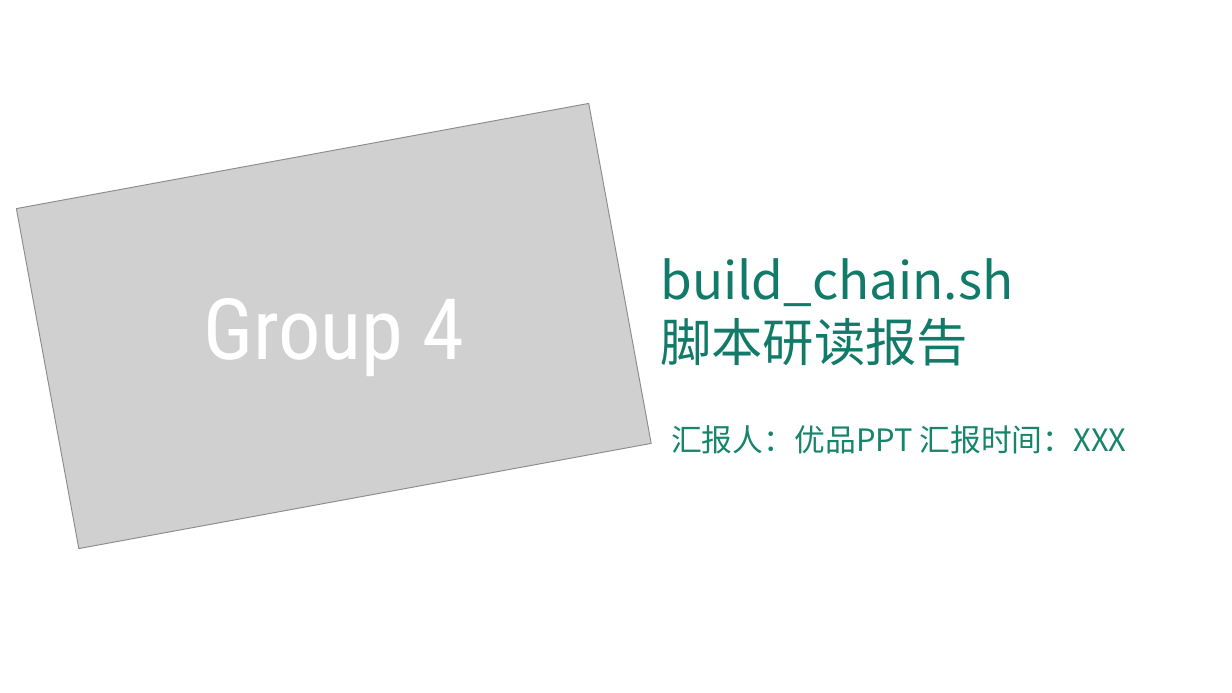
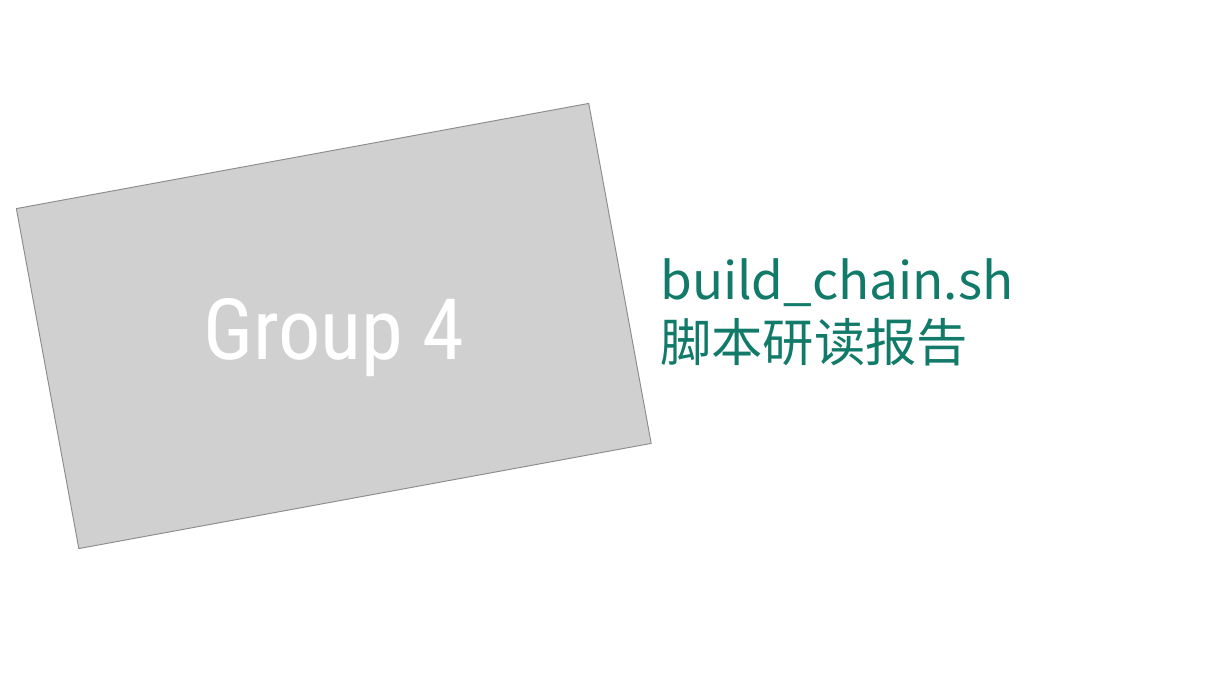
Before and after one commit to blockchaingroup4/webank, a slide deck: slide 1 of 汇报资料/Group4_脚本研读.pptx. Drawn at 1232x693 pixels with LibreOffice and Linux fonts; fonts in the diff are those of the drawing; grey boxes stand for pictures. Boxes give left, top, right and bottom in pixels: in the first picture for what was removed or moved away, otherwise in the second. Text is boxed around its words. In the diff, an @@ line names an element or a change of style, - is before the commit and + after.

```diff
--- a/汇报资料/Group4_脚本研读.pptx
+++ b/汇报资料/Group4_脚本研读.pptx
@@ text removed at (671, 425, 1127, 454) @@
-汇报人：优品PPT 汇报时间：XXX
```
Also in this commit, not shown: 5 other slides changed, 6 slides added, 2 slides removed, 22 other files.
